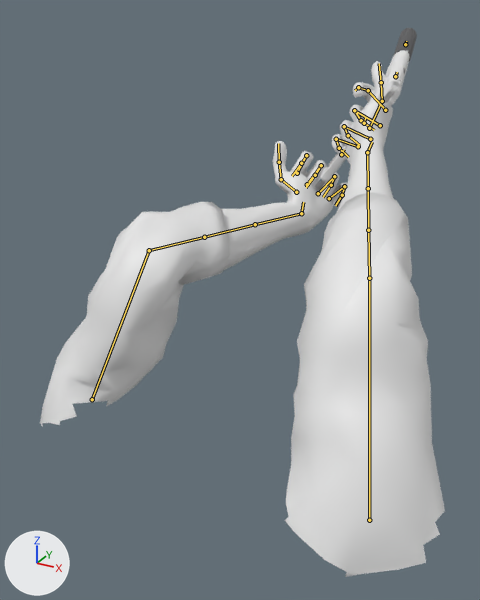
The glTF model client/public/models/viewmodel_pistol.glb, before and after one commit.
Rendered twice from a camera (50 mm lens) standing at (0.302, -1.004, 0.195) and looking at (-0.144, -0.193, -0.211). Arrows for +X, +Y and +Z are at lower left; the lights stay in place. The older version comes first. Both versions are drawn at frame 15 of the action 'pistol_reload'; the numbers are the values there. The bones that bend it are drawn over the model as lines.

Objects in the first picture: 'vm_pistol'.
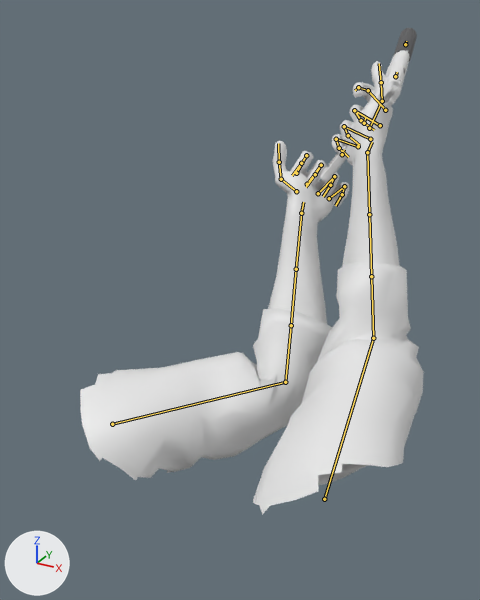
Patch to the scene script:
```diff
--- a/client/public/models/viewmodel_pistol.glb.py
+++ b/client/public/models/viewmodel_pistol.glb.py
@@ bone_upperarm_l @@
 bone_upperarm_l = bpy.data.objects['rig_pistol'].pose.bones['UpperArm.L']
-bone_upperarm_l.location = (1.478, 1.183, 0.32)
-bone_upperarm_l.rotation_quaternion = (0.476, -0.128, 0.0, 0.87)  # degrees (-7, 13, 122)
+bone_upperarm_l.location = (1.421, 1.225, 0.356)
+bone_upperarm_l.rotation_quaternion = (0.809, -0.446, 0.0, 0.382)  # degrees (-50, 20, 41)
@@ bone_lowerarm_l @@
 bone_lowerarm_l = bpy.data.objects['rig_pistol'].pose.bones['LowerArm.L']  # child of 'UpperArm.L'
-bone_lowerarm_l.rotation_quaternion = (0.614, -0.742, -0.076, 0.259)  # degrees (-97, 17, 27)
+bone_lowerarm_l.rotation_quaternion = (0.637, 0.082, -0.058, 0.764)  # degrees (1, -11, 100)
@@ bone_foretwist1_l @@
 bone_foretwist1_l = bpy.data.objects['rig_pistol'].pose.bones['ForeTwist1.L']  # child of 'LowerArm.L'
-bone_foretwist1_l.rotation_quaternion = (0.88, 0.0, -0.475, 0.0)  # degrees (0, -57, 0)
+bone_foretwist1_l.rotation_quaternion = (0.935, 0.0, -0.356, 0.0)  # degrees (0, -42, 0)
@@ bone_foretwist2_l @@
 bone_foretwist2_l = bpy.data.objects['rig_pistol'].pose.bones['ForeTwist2.L']  # child of 'LowerArm.L'
-bone_foretwist2_l.rotation_quaternion = (0.6, 0.0, -0.8, 0.0)  # degrees (0, -106, 0)
+bone_foretwist2_l.rotation_quaternion = (0.776, 0.0, -0.63, 0.0)  # degrees (0, -78, 0)
@@ bone_wrist_l @@
 bone_wrist_l = bpy.data.objects['rig_pistol'].pose.bones['Wrist.L']  # child of 'LowerArm.L'
-bone_wrist_l.rotation_quaternion = (0.452, 0.354, -0.803, 0.159)  # degrees (-7, -123, 51)
+bone_wrist_l.rotation_quaternion = (0.567, -0.168, -0.7, 0.399)  # degrees (-93, -41, 114)
@@ bone_upperarm_r @@
 bone_upperarm_r = bpy.data.objects['rig_pistol'].pose.bones['UpperArm.R']
-bone_upperarm_r.location = (-1.297, 1.268, 0.407)
-bone_upperarm_r.rotation_quaternion = (0.447, -0.467, 0.0, -0.763)  # degrees (-37, -45, -103)
+bone_upperarm_r.location = (-1.25, 1.305, 0.394)
+bone_upperarm_r.rotation_quaternion = (0.624, -0.746, 0.0, -0.231)  # degrees (-97, -20, -18)
@@ bone_lowerarm_r @@
 bone_lowerarm_r = bpy.data.objects['rig_pistol'].pose.bones['LowerArm.R']  # child of 'UpperArm.R'
-bone_lowerarm_r.rotation_quaternion = (0.845, -0.518, 0.1, -0.093)  # degrees (-64, 4, -15)
+bone_lowerarm_r.rotation_quaternion = (0.803, 0.137, 0.1, -0.572)  # degrees (6, 19, -70)
@@ bone_foretwist1_r @@
 bone_foretwist1_r = bpy.data.objects['rig_pistol'].pose.bones['ForeTwist1.R']  # child of 'LowerArm.R'
-bone_foretwist1_r.rotation_quaternion = (0.891, 0.0, 0.453, 0.0)  # degrees (0, 54, 0)
+bone_foretwist1_r.rotation_quaternion = (0.879, 0.0, 0.477, 0.0)  # degrees (0, 57, 0)
@@ bone_foretwist2_r @@
 bone_foretwist2_r = bpy.data.objects['rig_pistol'].pose.bones['ForeTwist2.R']  # child of 'LowerArm.R'
-bone_foretwist2_r.rotation_quaternion = (0.636, 0.0, 0.772, 0.0)  # degrees (0, 101, 0)
+bone_foretwist2_r.rotation_quaternion = (0.595, 0.0, 0.803, 0.0)  # degrees (0, 107, 0)
@@ bone_wrist_r @@
 bone_wrist_r = bpy.data.objects['rig_pistol'].pose.bones['Wrist.R']  # child of 'LowerArm.R'
-bone_wrist_r.rotation_quaternion = (0.49, -0.004, 0.861, -0.138)  # degrees (27, 123, 15)
+bone_wrist_r.rotation_quaternion = (0.283, -0.38, 0.822, -0.314)  # degrees (-131, 13, -124)
```

Changed parts and their boxes [x1, y1, x2, y2] in the pictures (480 x 600 px):
'vm_pistol', posed (15% narrower, 11% shorter)
    before: [40, 28, 445, 577]
    after: [80, 28, 424, 515]
bone 'UpperArm.L', root to tip
    before: (92, 399) to (149, 250)
    after: (112, 424) to (285, 382)
bone 'LowerArm.L', root to tip
    before: (149, 250) to (204, 237)
    after: (285, 382) to (291, 325)
bone 'ForeTwist1.L', root to tip
    before: (204, 237) to (255, 224)
    after: (291, 325) to (296, 269)
bone 'ForeTwist2.L', root to tip
    before: (255, 224) to (301, 213)
    after: (296, 269) to (301, 213)
bone 'UpperArm.R', root to tip
    before: (369, 520) to (369, 278)
    after: (324, 499) to (373, 338)
bone 'LowerArm.R', root to tip
    before: (369, 278) to (368, 230)
    after: (373, 338) to (371, 276)
bone 'ForeTwist1.R', root to tip
    before: (368, 230) to (368, 188)
    after: (371, 276) to (369, 214)
bone 'ForeTwist2.R', root to tip
    before: (368, 188) to (367, 152)
    after: (369, 214) to (367, 152)
